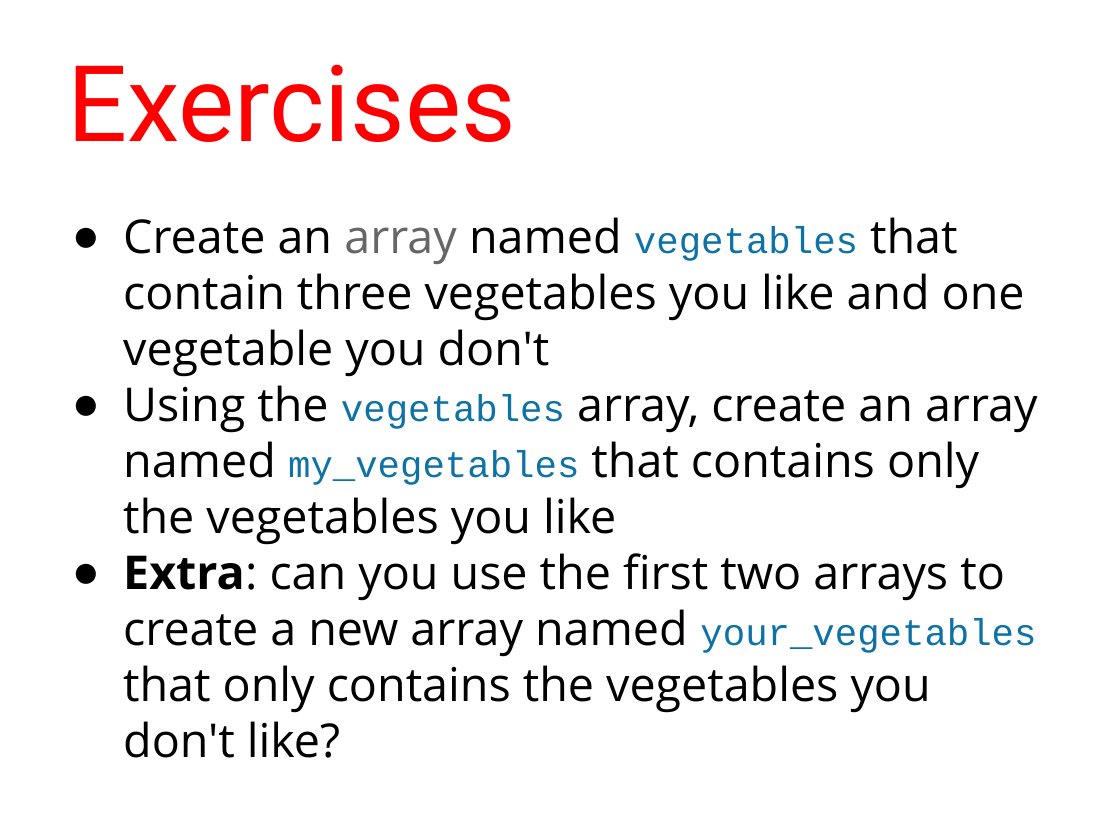
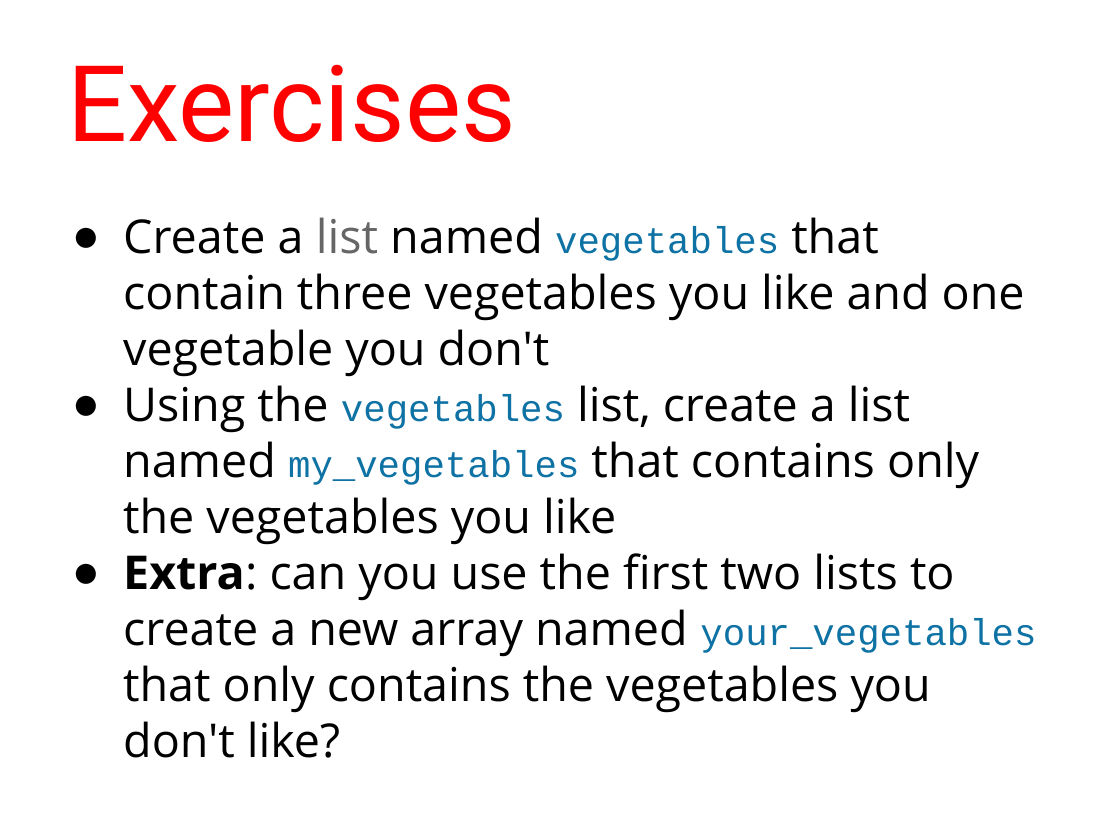
Before and after one commit to humanitiesprogramming/slides, a slide deck: slide 66 of 2017/python/B Done - ish/Python Programming Concepts I.pptx. Drawn at 1120x840 pixels with LibreOffice and Linux fonts; fonts in the diff are those of the drawing. Boxes give left, top, right and bottom in pixels: in the first picture for what was removed or moved away, otherwise in the second. Text is boxed around its words. In the diff, an @@ line names an element or a change of style, - is before the commit and + after.

Commit message:
First round converting Ruby slides to Python.

```diff
--- a/2017/python/B Done - ish/Python Programming Concepts I.pptx
+++ b/2017/python/B Done - ish/Python Programming Concepts I.pptx
@@ text at (x1=123, y1=217, x2=1036, y2=758): text changed @@
-● Create an array named vegetables that contain three vegetables you like and one vegetable you don't
-● Using the vegetables array, create an array named my_vegetables that contains only the vegetables you like
-● Extra: can you use the first two arrays to create a new array named your_vegetables that only contains the vegetables you don't like?
+● Create a list named vegetables that contain three vegetables you like and one vegetable you don't
+● Using the vegetables list, create a list named my_vegetables that contains only the vegetables you like
+● Extra: can you use the first two lists to create a new array named your_vegetables that only contains the vegetables you don't like?
```
Also in this commit, not shown: 38 other slides changed.
